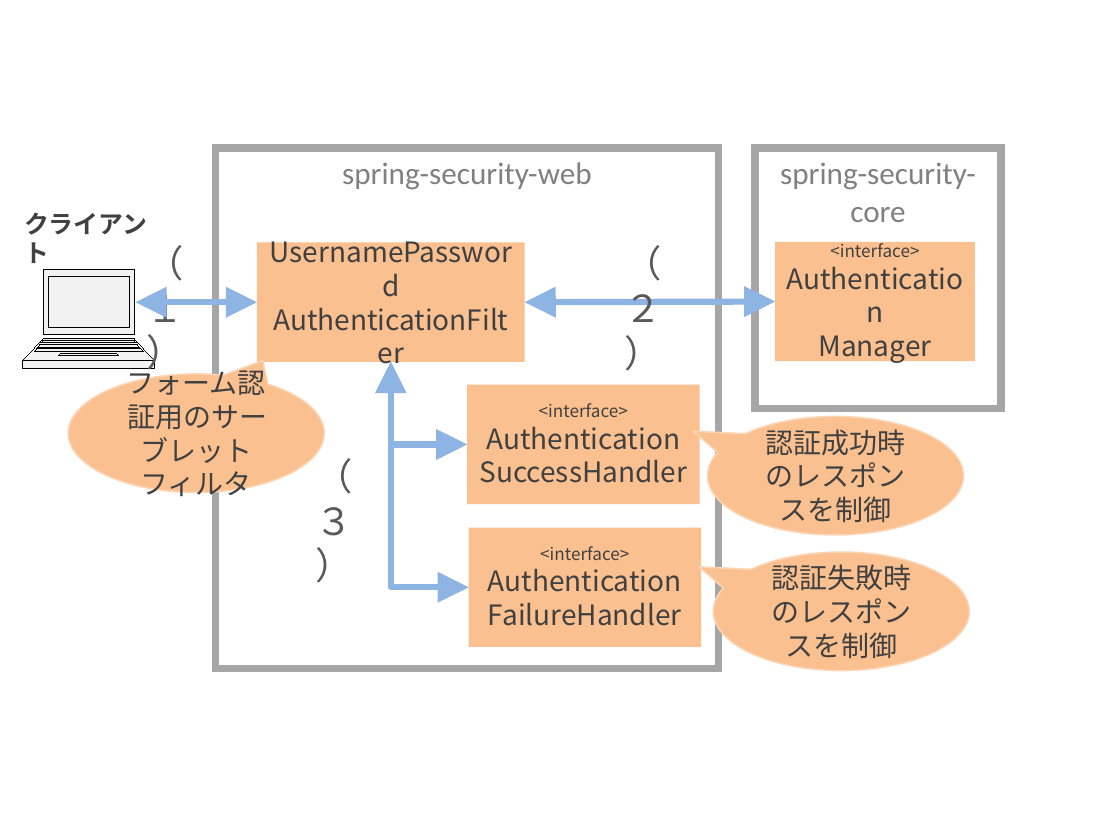
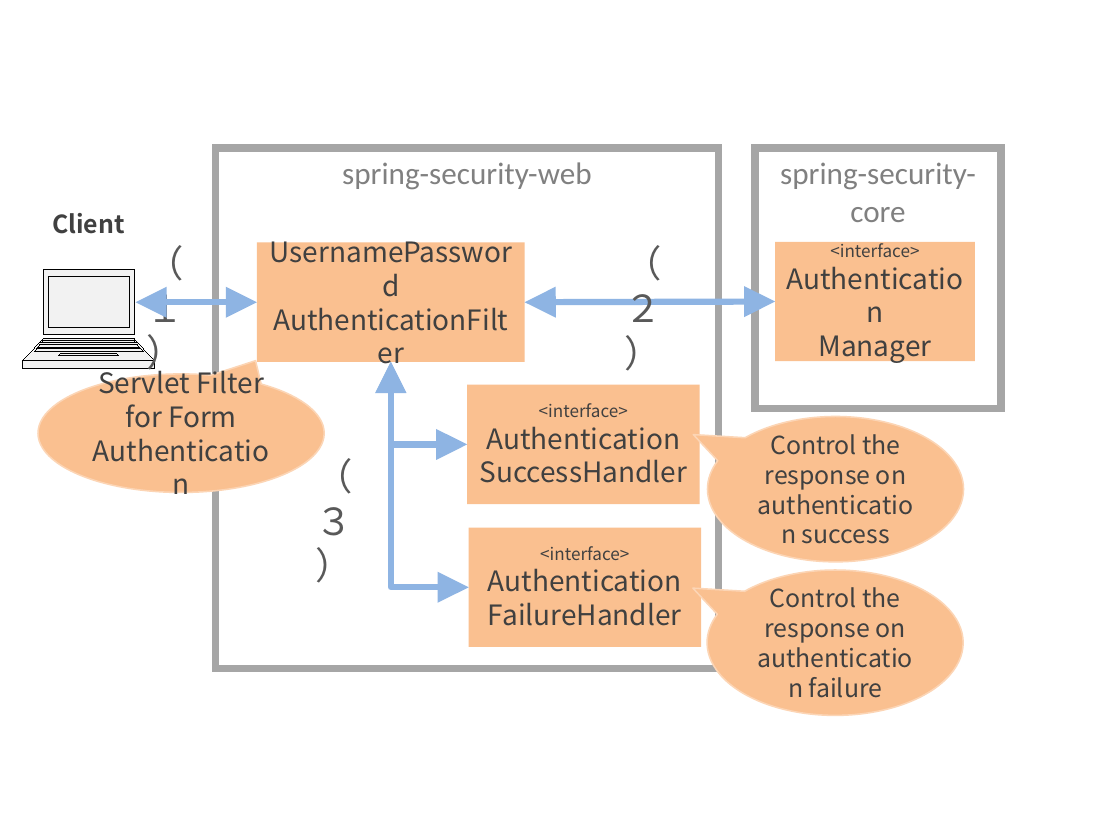
Before and after one commit to ynojima/guideline, a slide deck: slide 2 of source/Security/images_Authentication/materialAuthentication.pptx. Drawn at 1120x840 pixels with LibreOffice and Linux fonts; fonts in the diff are those of the drawing. Boxes give left, top, right and bottom in pixels: in the first picture for what was removed or moved away, otherwise in the second. Text is boxed around its words. In the diff, an @@ line names an element or a change of style, - is before the commit and + after.

```diff
--- a/source/Security/images_Authentication/materialAuthentication.pptx
+++ b/source/Security/images_Authentication/materialAuthentication.pptx
@@ text at box(52, 213, 124, 234): text changed @@
-クライアント
+Client
@@ speech bubble "Servlet Filter": place and size @@
-speech bubble "Servlet Filter" at box(68, 374, 325, 493)
+speech bubble "Servlet Filter" at box(38, 374, 325, 493)
@@ text in speech bubble at box(98, 366, 264, 428): text changed @@
-フォーム認証用のサーブレットフィルタ
+Servlet Filter
+for Form Authentication
@@ speech bubble "Control the response on authentication ...": place and size @@
-speech bubble "Control the response on authentication ..." at box(708, 417, 964, 535)
+speech bubble "Control the response on authentication ..." at box(708, 417, 964, 562)
@@ text in speech bubble at box(765, 434, 906, 544): text changed; size 18 to 16 pt @@
-認証成功時のレスポンスを制御
+Control the response on authentication success
@@ speech bubble removed at box(713, 552, 970, 671) @@
-認証失敗時のレスポンスを制御
@@ speech bubble added at box(707, 570, 963, 716), fill #FAC090, outline #FCD5B5 1 pt, 16 pt, text #404040 @@
+Control the response on authentication failure
```
Also in this commit, not shown: 4 other slides changed, 14 other files.
